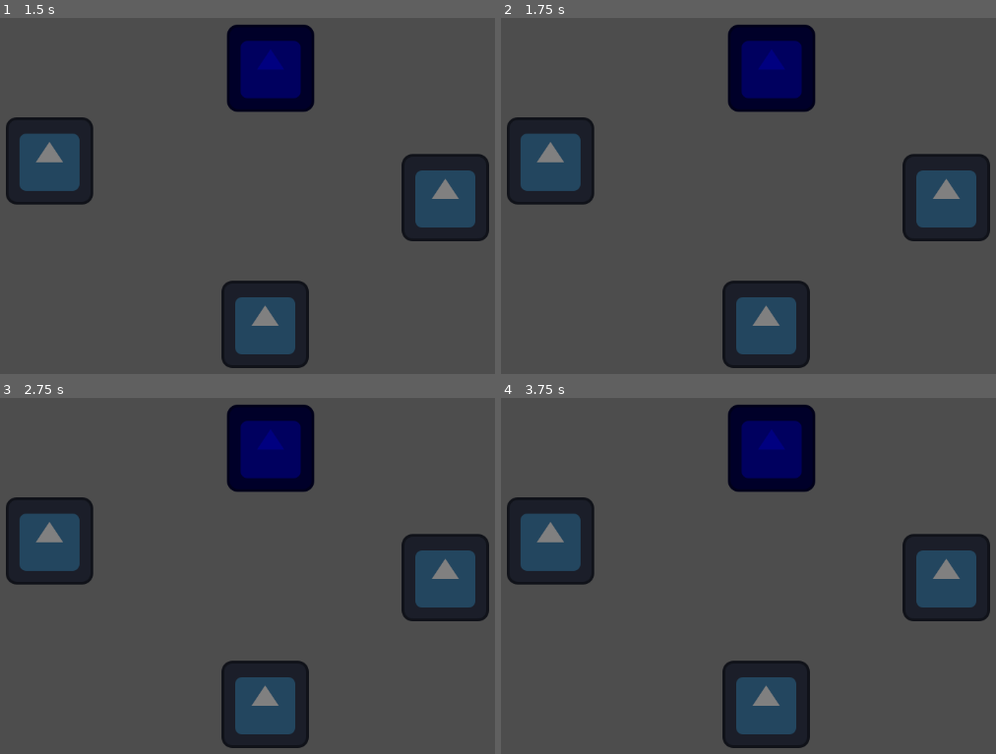
Above: before the commit, frames 1-4 (two rows, left to right).
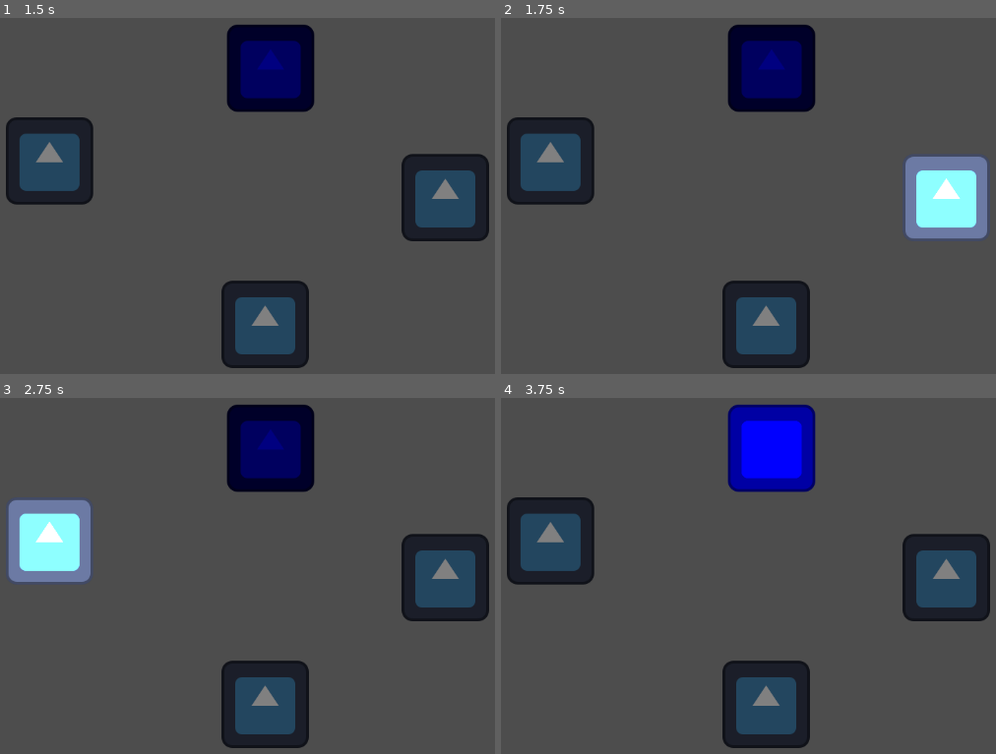
Above: after the commit, the same moments.

Repository: jphulse/591_escape_room
Game: Godot game, scene res://puzzles/microgames/simon/simon.tscn
The game is run twice, just before and just after one commit, with the same random seed, the same clock (stepped at 60 frames per second) and the same inputs. This scene is started directly instead of the project's main scene. The engine's default icon, where the game draws it, is replaced by a stand-in: a white triangle on a blue panel in a dark square.
Inputs (mouse positions are in pixels of both pictures, inside the frame that each line leads up to):
- Up to frame 1 (1.5 s): tap Enter at 0.5 s; move the mouse to (272, 67) at 0.52 s; hold D (move_right) 0.53-1.28 s; tap E (interact) at 0.6, 1.35 s; click (272, 67) at 0.67 s; tap Space at 1.25 s; move the mouse to (445, 196) at 1.27 s; hold S (move_down) from 1.28 s (still down); click (445, 196) at 1.42 s
- Up to frame 2 (1.75 s): keep holding S (move_down)
- Up to frame 3 (2.75 s): move the mouse to (267, 704) at 2.02 s; release S (move_down) at 2.03 s; hold D (move_right) from 2.03 s (still down); tap E (interact) at 2.1 s; click (267, 704) at 2.17 s
- Up to frame 4 (3.75 s): move the mouse to (550, 540) at 2.77 s; release D (move_right) at 2.78 s; hold W (move_up) 2.78-3.53 s; tap E (interact) at 2.85, 3.6 s; click (550, 540) at 2.92 s; tap Enter at 3.5 s; move the mouse to (outside the picture) at 3.52 s; hold A (move_left) from 3.53 s (still down)

Frame 1 is identical in both runs. In frame 2, 4.3% of the frame differs, in the area x 81-99%, y 38-63%; in frame 3, 4.3%; in frame 4, 4.3%.

Commit message:
refined simon prototype

Diff:
--- a/escape-room/puzzles/microgames/simon/simon.gd
+++ b/escape-room/puzzles/microgames/simon/simon.gd
@@ -7,6 +7,8 @@
 @export var cycles : int = 3
 @export var first_cycle_length := 4
 @export var cycle_delta := 1
+@export var sequence_cooldown := 1.0
+@export var cycle_cooldown := 3.0
 
 @export_group("Shader info")
 @export_range(0.0, 1.0) var darkness_mult : float = .5
@@ -18,19 +20,23 @@
 
 @onready var cycle_timer : Timer = $CycleTimer
 @onready var sequence_timer : Timer = $SequenceTimer
+@onready var sprite_timer : Timer = $SpriteHighlightTimer
 
 
 var sequence : Array[Direction] = []
 var sprite_map : Dictionary[SimonButton, Direction]
 var cycle := 0
+var current_index := 0
 
 func start_round() -> void:
+	current_index = 0
 	sequence.clear()
 	for button : SimonButton in sprite_map.keys():
 		button.selectable = false
 	for i in range(first_cycle_length + cycle * cycle_delta):
 		sequence.append(Direction.values().pick_random())
 	print(sequence)
+	sequence_timer.start(sequence_cooldown)
 
 
 
@@ -53,15 +59,39 @@
 
 
 func _on_cycle_timer_timeout() -> void:
-	pass # Replace with function body.
+	start_round()
 
 
 func _on_sequence_timer_timeout() -> void:
-	pass # Replace with function body.
+
+	if current_index > 0:
+		var old_sprite : SimonButton = sprite_map.find_key(sequence[current_index - 1])
+		old_sprite.set_instance_shader_value("darkness_mult", old_sprite.darkness_mult)
+	if current_index >= len(sequence):
+		sequence_timer.stop()
+		for sprite : SimonButton in sprite_map.keys():
+			sprite.selectable = true
+		cycle_timer.start(cycle_cooldown)
+		return
+	sprite_timer.start(sequence_cooldown / 2.0)
 
 
 func _on_button_pressed(caller: SimonButton) -> void:
-	if sequence.front() == sprite_map[caller]:
+	if not sequence.is_empty() and sequence.front() == sprite_map[caller]:
 		sequence.pop_front()
 		if sequence.is_empty():
-			print("Solved")
+			cycle_timer.stop()
+			cycle += 1
+			if cycle >= cycles:
+				puzzle_solved.emit()
+				print("Solved")
+			else:
+				start_round()
+	else:
+		start_round()
+
+
+func _on_sprite_highlight_timer_timeout() -> void:
+	var sprite : SimonButton = sprite_map.find_key(sequence[current_index])
+	sprite.set_instance_shader_value("darkness_mult", sprite.active_mult)
+	current_index += 1
--- a/escape-room/puzzles/microgames/simon/simon.tscn
+++ b/escape-room/puzzles/microgames/simon/simon.tscn
@@ -89,6 +89,10 @@
 [node name="SequenceTimer" type="Timer" parent="." unique_id=1787674995]
 
 [node name="CycleTimer" type="Timer" parent="." unique_id=364116121]
+one_shot = true
+
+[node name="SpriteHighlightTimer" type="Timer" parent="." unique_id=677583959]
+one_shot = true
 
 [connection signal="pressed" from="TopSprite" to="." method="_on_button_pressed"]
 [connection signal="mouse_entered" from="TopSprite/Area" to="TopSprite" method="_on_area_mouse_entered"]
@@ -108,3 +112,4 @@
 [connection signal="timeout" from="LeftSprite/CooldownTimer" to="LeftSprite" method="_on_cooldown_timer_timeout"]
 [connection signal="timeout" from="SequenceTimer" to="." method="_on_sequence_timer_timeout"]
 [connection signal="timeout" from="CycleTimer" to="." method="_on_cycle_timer_timeout"]
+[connection signal="timeout" from="SpriteHighlightTimer" to="." method="_on_sprite_highlight_timer_timeout"]
